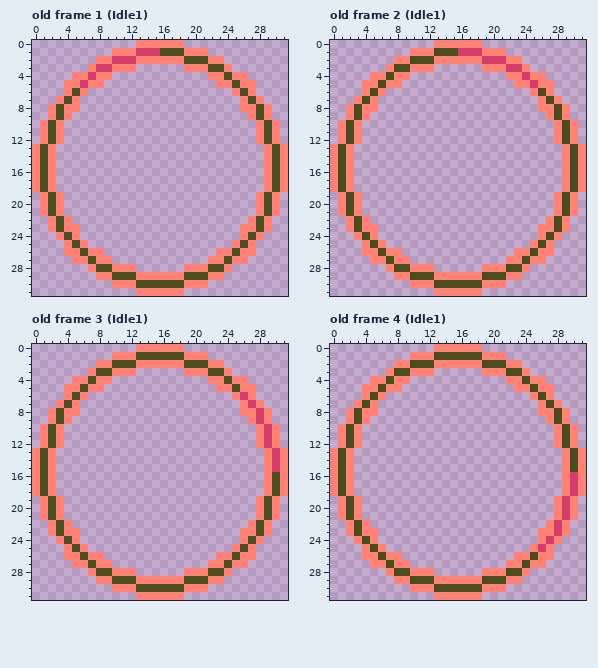
A pixel-art file gets an edit: Assets/Sprites/BioMatrix/Shield.aseprite. Above is the file before it was changed.
32x32 pixels, 8 frames. Shown: old frame 1 (Idle1), old frame 2 (Idle1), old frame 3 (Idle1), old frame 4 (Idle1). The commit also changed other frames, which this record leaves out.
The result:
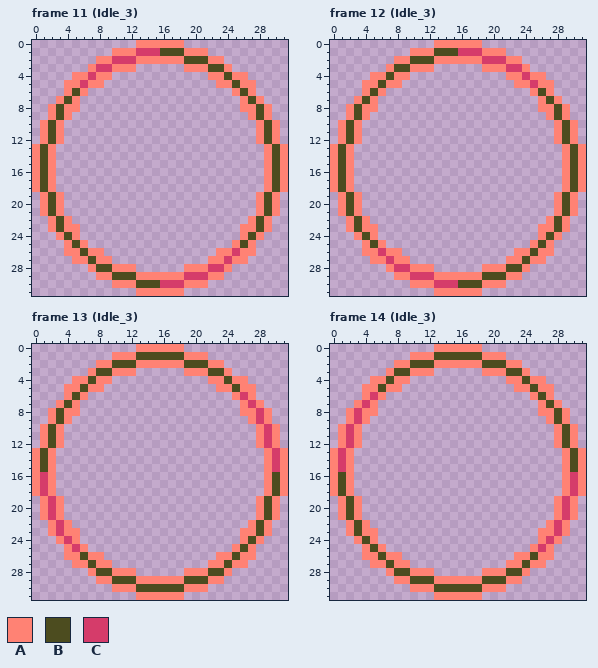
Palette (. is transparent): A #ff8274  B #4c4c1f  C #d53c6a
A new or re-ordered frame is compared with the old frame closest to it.
From old to new:
frames 8 -> 33
Changed rows in their new state; - is an unchanged pixel.
Frame 11 (Idle_3) is new; against old frame 1 (Idle1):
first column x 16:
26 ---------C
27 --------C-
28 ------CC--
29 ---CCC----
30 CCC-------
Frame 12 (Idle_3) is new; against old frame 2 (Idle1):
first column x 6:
26 C---------
27 -C--------
28 --CC------
29 ----CCC---
30 -------CCC
Frame 13 (Idle_3) is new; against old frame 3 (Idle1):
first column x 1:
16 C----
17 C----
18 C----
19 -C---
20 -C---
21 -C---
22 --C--
23 --C--
24 ---C-
25 ----C
Frame 14 (Idle_3) is new; against old frame 4 (Idle1):
first column x 1:
 6 ----C
 7 ---C-
 8 --C--
 9 --C--
10 -C---
11 -C---
12 -C---
13 C----
14 C----
15 C----
Pixel boxes of the changes (left, top, right, bottom) in both pictures:
changed: (160, 248, 240, 288)
changed: (378, 248, 458, 288)
changed: (40, 472, 80, 552)
changed: (338, 392, 378, 472)
